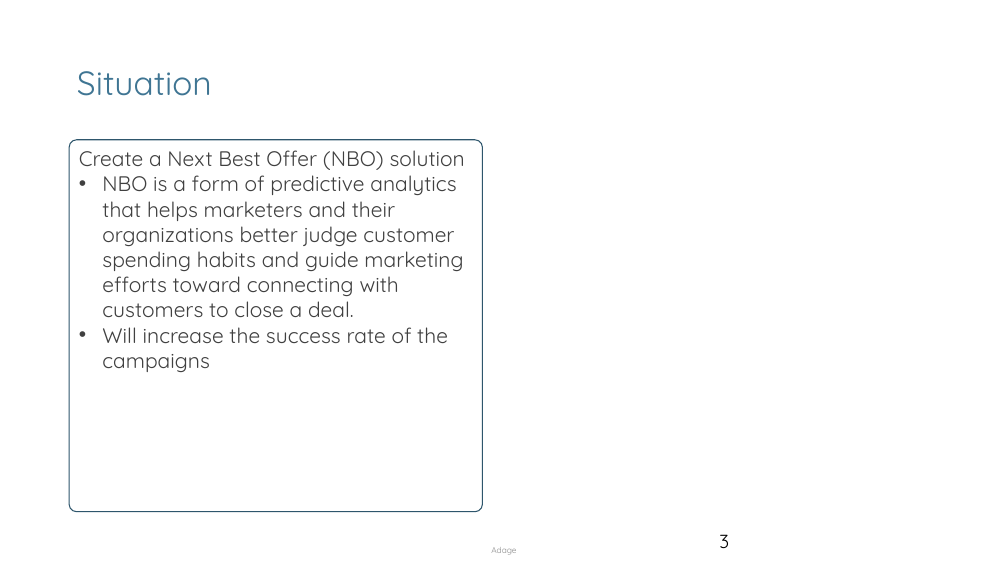
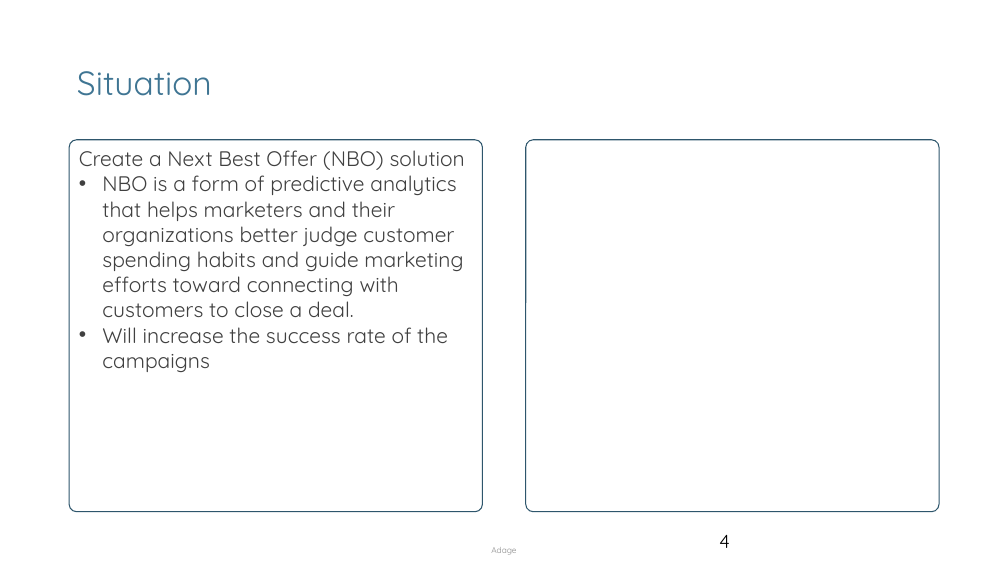
Before and after one commit to mnikolop/case1-bank, a slide deck: slide 4 of presentations/Deliverable.pptx (slide 3 before the commit). Drawn at 1008x567 pixels with LibreOffice and Linux fonts; fonts in the diff are those of the drawing; background and template pictures are left out. Boxes give left, top, right and bottom in pixels: in the first picture for what was removed or moved away, otherwise in the second. Text is boxed around its words. In the diff, an @@ line names an element or a change of style, - is before the commit and + after.

```diff
--- a/presentations/Deliverable.pptx
+++ b/presentations/Deliverable.pptx
@@ rounded rectangle added at bbox=[526, 140, 939, 512], outline #2F576D 1 pt @@
@@ page number at bbox=[719, 535, 730, 548]: text changed @@
-3
+4
```
Also in this commit, not shown: 1 other slide changed, 1 slide added, 2 slides removed, 5 other files.
